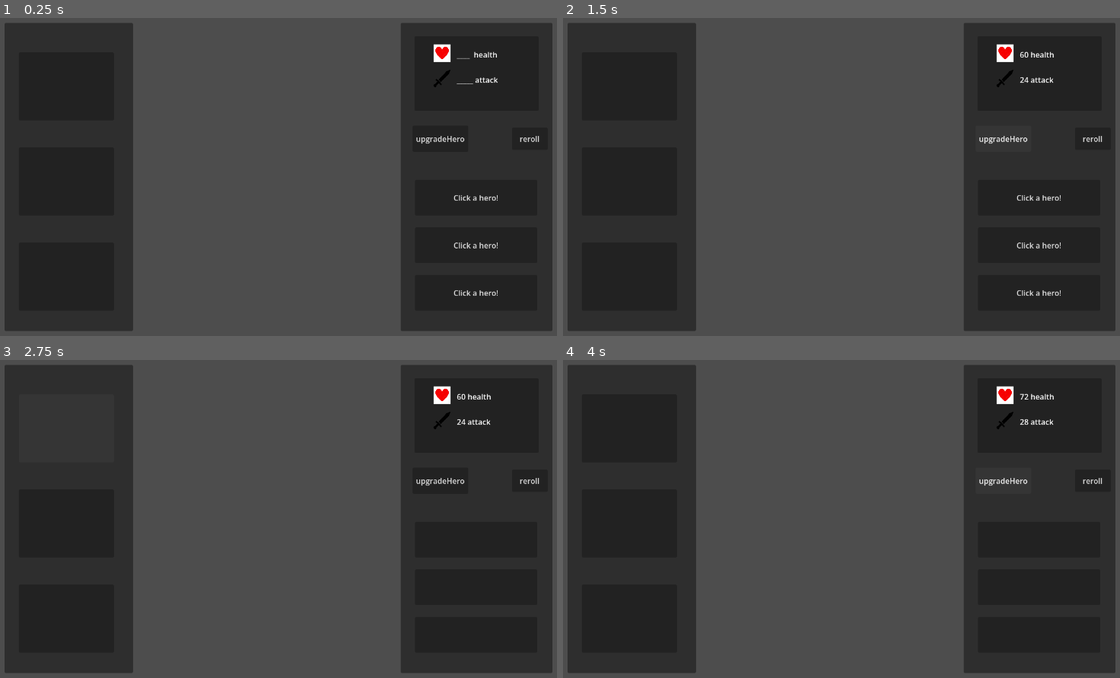
Above: before the commit, frames 1-4 (two rows, left to right).
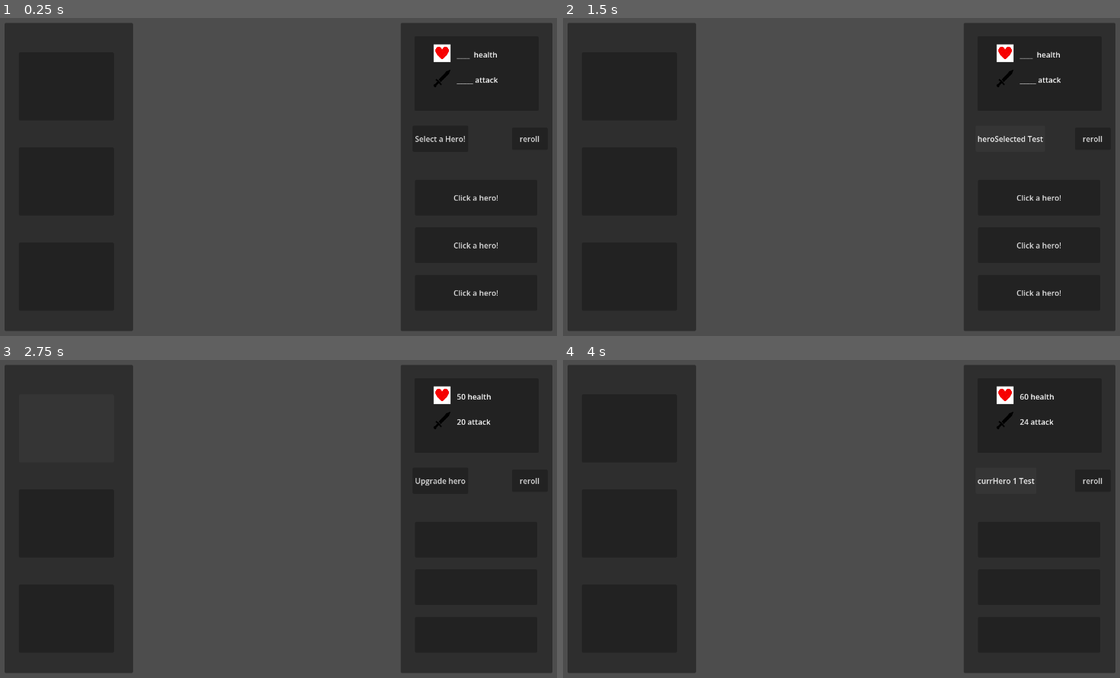
Above: after the commit, the same moments.

Repository: Kaeleb-Greene/dungeoneers-2
Game: Godot game, scene res://Scenes/shop.tscn
Two runs of this game, one before a commit and one after it. Both use one fixed random seed, a clock stepped at 60 frames per second and the inputs below. This scene is started directly instead of the project's main scene.
Inputs (mouse positions are in pixels of both pictures, inside the frame that each line leads up to):
- Up to frame 1 (0.25 s): no input
- Up to frame 2 (1.5 s): click "upgradeHero" (after the commit: "Select a Hero!") at 0.5 s; click "upgradeHero" (after the commit: "heroSelected Test") at 1.25 s
- Up to frame 3 (2.75 s): click (66, 429) at 2 s
- Up to frame 4 (4 s): click "upgradeHero" (after the commit: "Upgrade hero") at 2.75 s; click "upgradeHero" (after the commit: "currHero 1 Test") at 3.5 s

The runs differ from the first frame. In frame 1, 0.1% of the frame differs, in the area x 74-84%, y 37-40%; in frame 2, 0.3%, in the area x 74-90%, y 10-40%; in frame 3, less than 0.1%; in frame 4, 0.1%.

Commit message:
shop upgrades
shop upgrades

Diff:
--- a/Scenes/shop.tscn
+++ b/Scenes/shop.tscn
@@ -51,14 +51,6 @@
 text = "reroll
 "
 
-[node name="upgradeHero" type="Button" parent="upgrades" unique_id=407854011]
-layout_mode = 0
-offset_left = 25.0
-offset_top = 216.0
-offset_right = 142.0
-offset_bottom = 271.0
-text = "upgradeHero"
-
 [node name="characterStats" type="Panel" parent="upgrades" unique_id=194009719]
 layout_mode = 0
 offset_left = 29.0
@@ -66,6 +58,14 @@
 offset_right = 290.0
 offset_bottom = 185.0
 script = ExtResource("1_fgaav")
+
+[node name="upgradeHero" type="Button" parent="upgrades/characterStats" unique_id=407854011]
+layout_mode = 0
+offset_left = -4.0
+offset_top = 188.0
+offset_right = 113.0
+offset_bottom = 243.0
+text = "Select a Hero!"
 
 [node name="healthStat" type="Label" parent="upgrades/characterStats" unique_id=1732561295]
 layout_mode = 0
@@ -231,9 +231,9 @@
 text = "Exit
 "
 
-[connection signal="mouse_entered" from="upgrades/upgradeHero" to="upgrades/characterStats" method="_on_upgrade_hero_mouse_entered"]
-[connection signal="pressed" from="upgrades/upgradeHero" to="upgrades" method="_on_upgrade_hero_pressed"]
-[connection signal="pressed" from="upgrades/upgradeHero" to="upgrades/characterStats" method="_on_upgrade_hero_pressed"]
+[connection signal="mouse_entered" from="upgrades/characterStats/upgradeHero" to="upgrades/characterStats" method="_on_upgrade_hero_mouse_entered"]
+[connection signal="pressed" from="upgrades/characterStats/upgradeHero" to="upgrades" method="_on_upgrade_hero_pressed"]
+[connection signal="pressed" from="upgrades/characterStats/upgradeHero" to="upgrades/characterStats" method="_on_upgrade_hero_pressed"]
 [connection signal="mouse_entered" from="upgrades/characterStats/healthStat" to="upgrades/characterStats" method="_on_health_stat_mouse_entered"]
 [connection signal="pressed" from="heroes/hero1" to="upgrades" method="_on_hero_1_pressed"]
 [connection signal="pressed" from="heroes/hero1" to="upgrades/characterStats" method="_on_hero_1_pressed"]
--- a/Scripts/character_stats.gd
+++ b/Scripts/character_stats.gd
@@ -1,6 +1,7 @@
 extends Panel
 
 @onready var upgrade_Hero = $upgradeHero
+
 var currHero = 0
 var hero1Health :int = 50
 var hero1Attack :int = 20
@@ -8,6 +9,7 @@
 var hero2Attack :int = 40
 var hero3Health :int = 80
 var hero3Attack :int = 20
+var heroSelected :int = 0
 
 
 
@@ -16,25 +18,47 @@
 func _on_hero_1_pressed() -> void:
 	$healthStat.text = str(hero1Health) + " health"
 	$attackStat.text = str(hero1Attack) + " attack"
-	var currHero = 1
+	currHero = 1
+	$upgradeHero.text = "Upgrade hero"
+	#var heroSelected = 1
 
 func _on_hero_2_pressed() -> void:
 	$healthStat.text = str(hero2Health) + " health"
 	$attackStat.text = str(hero2Attack) + " attack"
-	var currHero = 2
-
+	currHero = 2
+	$upgradeHero.text = "Upgrade hero"
+	#var heroSelected = 1
 
 func _on_hero_3_pressed() -> void:
 	$healthStat.text = str(hero3Health) + " health"
 	$attackStat.text = str(hero3Attack) + " attack"
-	var currHero = 3
+	currHero = 3
+	$upgradeHero.text = "Upgrade hero"
+	#var heroSelected = 1
 
 
 func _on_upgrade_hero_pressed() -> void:
-		hero1Health = hero1Health * 1.10
-		hero1Attack = hero1Attack * 1.10
-		$attackStat.text = str(hero1Attack) + " attack"
-		$healthStat.text = str(hero1Health) + " health"
+	if heroSelected == 0:
+		$upgradeHero.text = "heroSelected Test"
+		print(currHero)
+		if currHero == 1:
+			$upgradeHero.text = "currHero 1 Test"
+			hero1Health = hero1Health * 1.10
+			hero1Attack = hero1Attack * 1.10
+			$attackStat.text = str(hero1Attack) + " attack"
+			$healthStat.text = str(hero1Health) + " health"
+		elif currHero == 2:
+			$upgradeHero.text = "currhero 2 test"
+			$attackStat.text = str(hero2Attack * 1.10) + " attack"
+			$healthStat.text = str(hero2Health * 1.10) + " health"
+		elif currHero == 3:
+			$upgradeHero.text = "currHero 3 test"
+			$attackStat.text = str(hero2Attack * 1.10) + " attack"
+			$healthStat.text = str(hero2Health * 1.10) + " health"
+		else:
+			pass # raise an error
+	else:
+		$upgradeHero.text = "Select a Hero!"
 
 
 
@@ -46,3 +70,9 @@
 	if currHero == 1:
 		$attackStat.text = str(hero1Attack * 1.10) + " attack"
 		$healthStat.text = str(hero1Health * 1.10) + " health"
+	if currHero == 2:
+		$attackStat.text = str(hero2Attack * 1.10) + " attack"
+		$healthStat.text = str(hero2Health * 1.10) + " health"
+	if currHero == 3:
+		$attackStat.text = str(hero2Attack * 1.10) + " attack"
+		$healthStat.text = str(hero2Health * 1.10) + " health"
